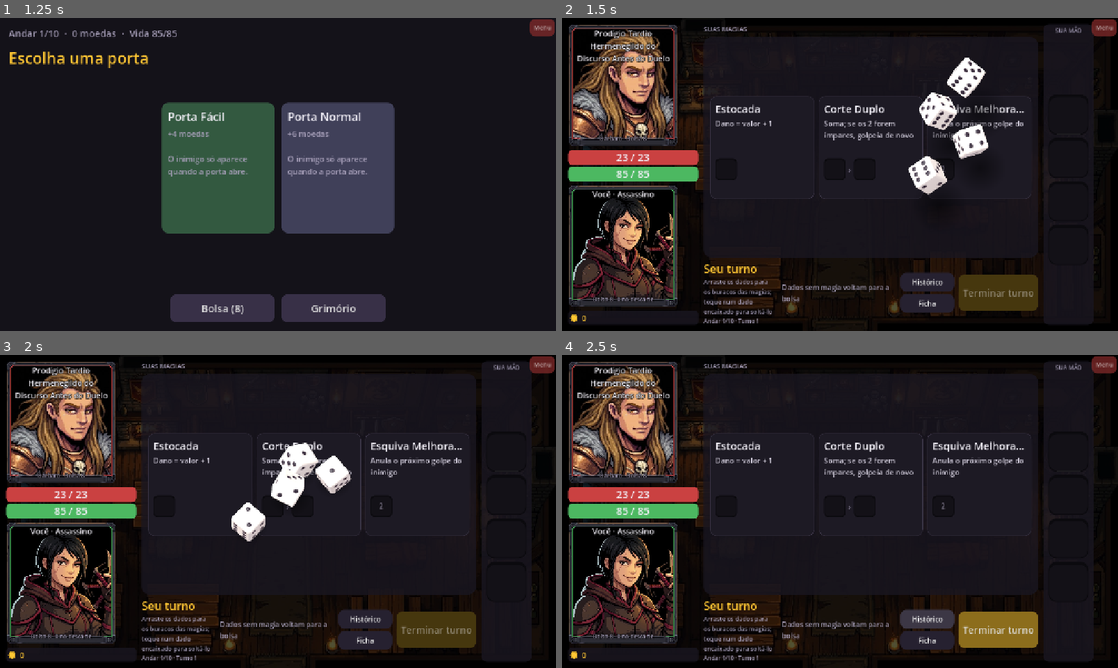
Above: before the commit, frames 1-4 (two rows, left to right).
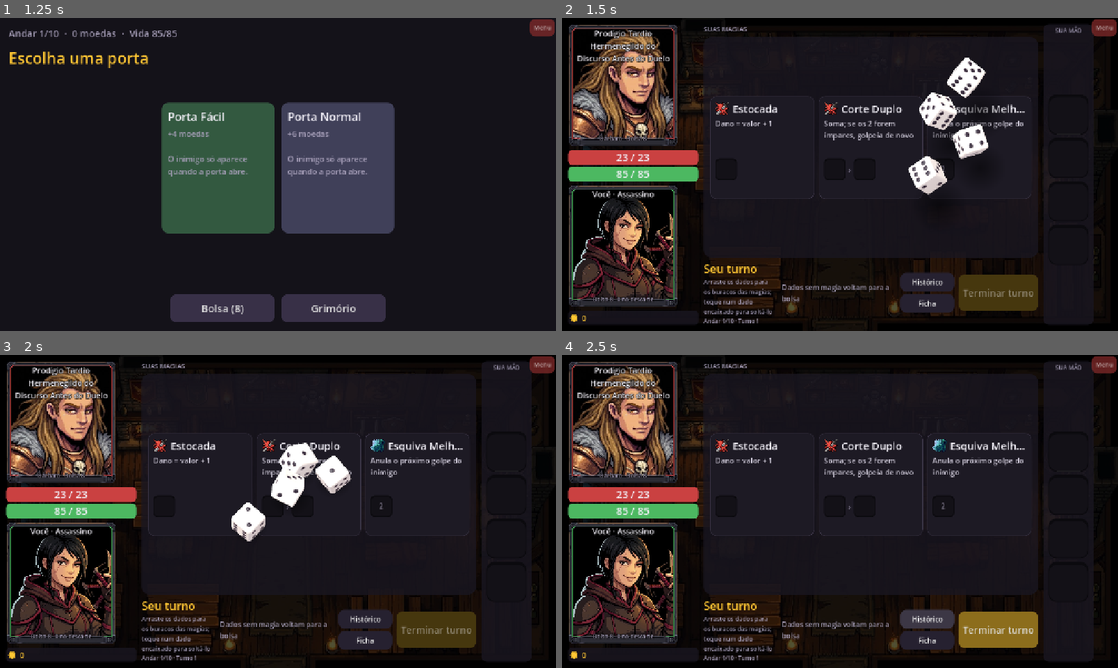
Above: after the commit, the same moments.

Repository: luizfsantos-alt/DICEMAXXXING
Game: Godot game, scene res://ui/main.tscn
Two runs of this game, one before a commit and one after it. Both use one fixed random seed, a clock stepped at 60 frames per second and the inputs below.
Inputs (mouse positions are in pixels of both pictures, inside the frame that each line leads up to):
- Up to frame 1 (1.25 s): click (116, 237) at 0.52 s
- Up to frame 2 (1.5 s): click (778, 168) at 1.27 s
- Up to frame 3 (2 s): no input
- Up to frame 4 (2.5 s): click "Histórico" at 2 s

Frame 1 is identical in both runs. In frame 2, 0.6% of the frame differs, in the area x 27-84%, y 26-31%; in frame 3, 0.7%; in frame 4, 0.7%.

Commit message:
Ícones de efeito nos cartões de magia
- Arte recortada (64×64) em assets/icons/fx/: dano, cura, vida máxima, dreno,
  truque de dados, sacrifício, limpeza.
- Spells.icon_key escolhe o ícone pelo fx; bloqueio, esquiva, espelho, revide,
  imune e mexida na mão reaproveitam os de status.
- SpellCard mostra o ícone ao lado do nome (normal e compacto).
- Teste: toda magia tem ícone com arte. Pauta, ARTE_FALTANDO.md e README
  atualizados; o item Cura dos cartões ganhou nome próprio para não colidir com
  a parada de Cura da torre.

Co-Authored-By: Claude Opus 5.5 <noreply@anthropic.com>
Claude-Session: https://claude.ai/code/session_01WYKQX1HpvSuDGtWqHS1ddh

Diff:
--- a/engine/spells.gd
+++ b/engine/spells.gd
@@ -181,6 +181,26 @@
 	return fx
 
 
+## Ícone do tipo de efeito no cartão: caminho relativo a assets/icons/, sem ".png".
+## Bloqueio, esquiva, espelho, revide, imune e mexida na mão reaproveitam os de status.
+static func icon_key(id: String) -> String:
+	var fx := str(get_def(id).get("fx", "dmg"))
+	match fx:
+		"heal", "maxhp", "sacrifice", "cleanse", "drain":
+			return "fx/" + fx
+		"feast":
+			return "fx/drain"
+		"encore", "lever", "spawn_half", "spawn_copy", "steal_sticker", "bench":
+			return "fx/dice"
+		"block", "block_hand", "block_product", "recycle":
+			return "status/block"
+		"dodge", "mirror", "riposte", "immune":
+			return "status/" + fx
+		"debuff":
+			return "status/hand_mod"
+	return "fx/dmg"
+
+
 ## Chave do texto de uso ("1× por luta", "2× por luta") ou "" se não tem limite.
 static func use_key(id: String) -> String:
 	match max_uses(id):
--- a/tests/test_ui_smoke.gd
+++ b/tests/test_ui_smoke.gd
@@ -570,6 +570,18 @@
 	mod.free()
 
 
+func test_cartao_de_magia_tem_icone_do_efeito():
+	# Toda magia tem um ícone de tipo de efeito com arte.
+	for id in Spells.DATA:
+		var key := Spells.icon_key(id)
+		assert_not_null(SpellCard.icon(key), "ícone de %s (%s)" % [id, key])
+	assert_eq(Spells.icon_key("faisca"), "fx/dmg")
+	assert_eq(Spells.icon_key("banquete"), "fx/drain")
+	assert_eq(Spells.icon_key("bis"), "fx/dice")
+	assert_eq(Spells.icon_key("escudo"), "status/block")
+	assert_eq(Spells.icon_key("chave"), "status/hand_mod")
+
+
 func test_moldura_e_fonte_dos_numeros_existem():
 	for p in Portrait.FRAMES.values():
 		assert_true(ResourceLoader.exists(Portrait.ART_DIR + p), "moldura: " + p)
--- a/ui/spell_card.gd
+++ b/ui/spell_card.gd
@@ -1,7 +1,7 @@
 class_name SpellCard
 extends PanelContainer
 ## Magia na luta: cartão de tamanho padrão no palco (o formato só importa no grimório).
-## Nome, efeito curto, uso, um buraco por dado pedido e a prévia do resultado.
+## Ícone do tipo de efeito, nome, efeito curto, uso, um buraco por dado pedido e a prévia do resultado.
 
 signal tapped(item: int)
 
@@ -13,6 +13,8 @@
 const CARD := Color(0.114, 0.102, 0.141)
 const CARD_HI := Color(0.149, 0.125, 0.173)
 const LINE := Color(0.227, 0.204, 0.271)
+const ICON_DIR := "res://assets/icons/"
+static var _icons := {} ## chave -> Texture2D ou null (não existe)
 
 var fighter: Fighter
 var item := -1
@@ -23,6 +25,7 @@
 var tag_label: Label
 var fx_label: Label
 var preview: Label
+var icon_rect: TextureRect
 var shown_used = null ## Durante a animação: lista de usadas exibida (null = estado real).
 
 
@@ -37,6 +40,14 @@
 	tag_label = Kit.label("", 14, Kit.ACCENT)
 	fx_label = Kit.label(spell_fx(id), 15 if compact else 17, Color(0.85, 0.83, 0.89), true)
 	preview = Kit.label("", 19, Kit.TEXT, true)
+	icon_rect = TextureRect.new()
+	icon_rect.texture = icon(Spells.icon_key(id))
+	icon_rect.custom_minimum_size = Vector2.ONE * (26 if compact else 32)
+	icon_rect.expand_mode = TextureRect.EXPAND_IGNORE_SIZE
+	icon_rect.stretch_mode = TextureRect.STRETCH_KEEP_ASPECT_CENTERED
+	icon_rect.size_flags_vertical = Control.SIZE_SHRINK_CENTER
+	icon_rect.mouse_filter = Control.MOUSE_FILTER_IGNORE
+	icon_rect.visible = icon_rect.texture != null
 	# O cartão tem tamanho padrão no palco (FitGrid): textos longos não o esticam.
 	name_label.text_overrun_behavior = TextServer.OVERRUN_TRIM_ELLIPSIS
 	fx_label.max_lines_visible = 3
@@ -56,6 +67,7 @@
 		var tv := Kit.vbox(0)
 		tv.size_flags_horizontal = Control.SIZE_EXPAND_FILL
 		var head := Kit.hbox(6)
+		head.add_child(icon_rect)
 		head.add_child(name_label)
 		head.add_child(tag_label)
 		tv.add_child(head)
@@ -66,7 +78,12 @@
 	else:
 		var v := Kit.vbox(4)
 		add_child(v)
-		v.add_child(name_label)
+		var head := Kit.hbox(8)
+		head.alignment = BoxContainer.ALIGNMENT_BEGIN
+		name_label.size_flags_horizontal = Control.SIZE_EXPAND_FILL
+		head.add_child(icon_rect)
+		head.add_child(name_label)
+		v.add_child(head)
 		v.add_child(fx_label)
 		v.add_child(tag_label)
 		var sp := Control.new()
@@ -89,6 +106,14 @@
 	if e is InputEventMouseButton and e.button_index == MOUSE_BUTTON_LEFT and not e.pressed:
 		tapped.emit(item)
 		accept_event()
+
+
+## Textura do ícone (assets/icons/<chave>.png), ou null se ainda não há arte.
+static func icon(key: String) -> Texture2D:
+	if not _icons.has(key):
+		var path := ICON_DIR + key + ".png"
+		_icons[key] = load(path) if ResourceLoader.exists(path) else null
+	return _icons[key]
 
 
 static func spell_fx(spell: String) -> String:
Binary file added: assets/icons/fx/cleanse.png
Not shown, added: assets/icons/fx/cleanse.png.import
Binary file added: assets/icons/fx/dice.png
Not shown, added: assets/icons/fx/dice.png.import
Binary file added: assets/icons/fx/dmg.png
Not shown, added: assets/icons/fx/dmg.png.import
Binary file added: assets/icons/fx/drain.png
Not shown, added: assets/icons/fx/drain.png.import
Binary file added: assets/icons/fx/heal.png
Not shown, added: assets/icons/fx/heal.png.import
Binary file added: assets/icons/fx/maxhp.png
Not shown, added: assets/icons/fx/maxhp.png.import
(and 3 more such lines)
